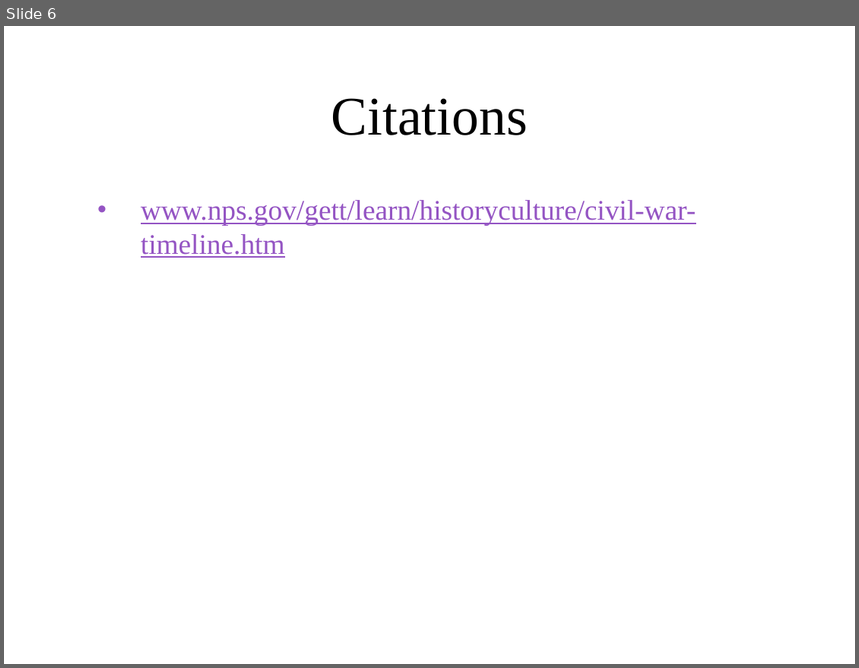
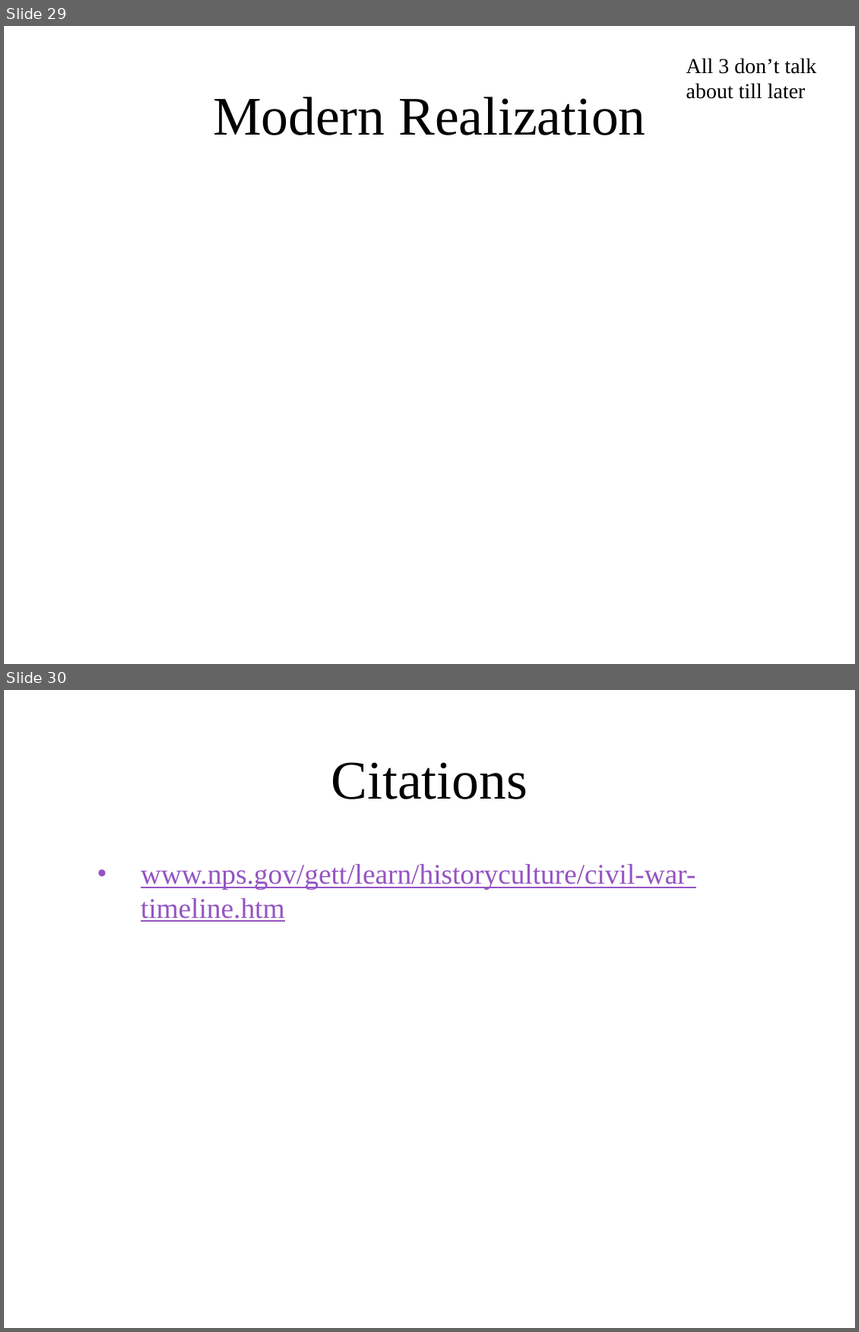
Before and after one commit to ngb3748/SS-Archive-proj, a slide deck: Archive project.pptx. Shown one above the other, each under a label of ours: slide 6 before the commit, slides 29 and 30 after it. The pictures are 859x668 and 859x1332 pixels, drawn with LibreOffice and Linux fonts; fonts in the diff are those of the drawing; background and template pictures are left out. Boxes give left, top, right and bottom in pixels: in the first picture for what was removed or moved away, otherwise in the second. Text is boxed around its words. In the diff, an @@ line names an element or a change of style, - is before the commit and + after.

```diff
--- a/Archive project.pptx
+++ b/Archive project.pptx
@@ slide 29 added at [4, 26, 855, 664], background picture (left out) @@
@@ text added at [686, 58, 817, 99], 18 pt, text #000000 @@
+All 3 don’t talk about till later
@@ title added at [213, 97, 645, 135], 46 pt, text #000000 @@
+Modern Realization
@@ what was slide 6 is now slide 30 @@
```
Also in this commit, not shown: 5 slides changed, 23 other slides added.
